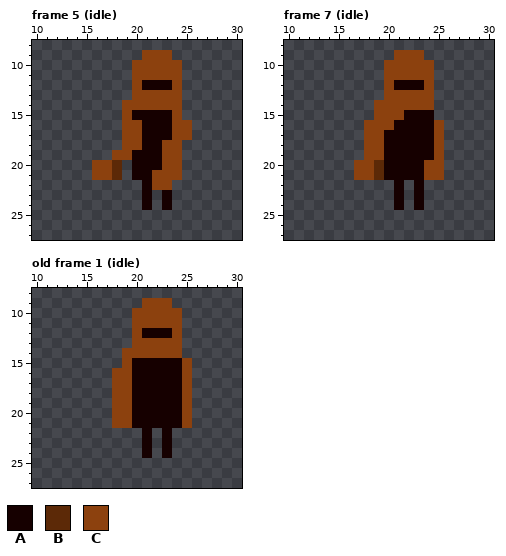
Pixel-art file: game/assets/aseprite/player/samurai.aseprite. This is how it looked before the edit.
45x31 pixels, 7 frames. Shown: frame 5 (idle): x 10..30, y 8..27; frame 7 (idle): x 10..30, y 8..27; old frame 1 (idle): x 10..30, y 8..27. The commit also changed other frames, which this record leaves out.
Visible layers, top first: "Layer 2", "Layer 1".
Palette (. is transparent): A #160000  B #5c2907  C #8c410e
Pixels before, frame 5 (idle), first column x 16:
 9 .....CCC..
10 ....CCCCC.
11 ....CCCCC.
12 ....CAAAC.
13 ....CCCCC.
14 ...CCCCCC.
15 ...CAAAAC.
16 ...CCAAACC
17 ...CCAAACC
18 ...CCAACC.
19 ..CCAAACC.
20 CCB.AAACC.
21 CCB.AACCC.
22 .....ACC..
23 .....A.A..
24 .....A.A..
Pixels before, frame 7 (idle), first column x 17:
 9 ....CCC..
10 ...CCCCC.
11 ...CCCCC.
12 ...CAAAC.
13 ...CCCCC.
14 ..CCCCCC.
15 ..CCCAAA.
16 .CCCAAAAC
17 .CCAAAAAC
18 .CCAAAAAC
19 .CCAAAAAC
20 CCBAAAACC
21 CCBAAAACC
22 ....A.A..
23 ....A.A..
24 ....A.A..
Pixels before, old frame 1 (idle), first column x 18:
 9 ...CCC..
10 ..CCCCC.
11 ..CCCCC.
12 ..CAAAC.
13 ..CCCCC.
14 .CCCCCC.
15 .CAAAAAC
16 CCAAAAAC
17 CCAAAAAC
18 CCAAAAAC
19 CCAAAAAC
20 CCAAAAAC
21 CCAAAAAC
22 ...A.A..
23 ...A.A..
24 ...A.A..
Once edited:
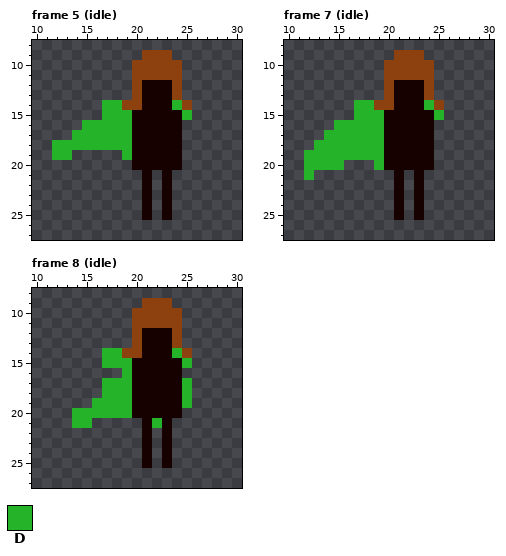
Colours new in this view: D #25b429
A new or re-ordered frame is compared with the old frame closest to it.
What changed:
frames 7 -> 9
layer "scarf" added
layer "cape/low cape" added
layer "cape/mid cape" added
layer "cape/top cape" added
layer "cape Copy/low cape" added
layer "cape Copy/mid cape" added
layer "cape Copy/top cape" added
layer "cape Copy/Layer 2" added
layer "Layer 2" removed
Frame 5 (idle):
y 13: x 21..23 CCC -> AAA
y 14: x 17..18 .. -> DD; x 21..25 CCCC. -> AAADC
y 15: x 17..19 ..C -> DDD; x 24..25 C. -> AD
y 16: x 15..20 ....CC -> DDDDDA; x 24..25 CC -> A.
y 17: x 14..20 .....CC -> DDDDDDA; x 24..25 CC -> A.
y 18: x 12..20 .......CC -> DDDDDDDDA; x 23..24 CC -> AA
y 19: x 12..13 .. -> DD; x 18..19 CC -> .D; x 23..24 CC -> AA
y 20: x 16..18 CCB -> ...; x 23..24 CC -> AA
y 21: x 16..18 CCB -> ...; x 20 A -> .; x 22..24 CCC -> .A.
y 22: x 22..23 CC -> .A
y 25: x 21 . -> A; x 23 . -> A
Frame 7 (idle):
y 13: x 21..23 CCC -> AAA
y 14: x 17..18 .. -> DD; x 21..25 CCCC. -> AAADC
y 15: x 17..21 ..CCC -> DDDAA; x 25 . -> D
y 16: x 15..20 ...CCC -> DDDDDA; x 25 C -> .
y 17: x 14..19 ....CC -> DDDDDD; x 25 C -> .
y 18: x 13..19 .....CC -> DDDDDDD; x 25 C -> .
y 19: x 12..19 ......CC -> DDDDDDDD; x 25 C -> .
y 20: x 12..15 .... -> DDDD; x 17..19 CCB -> ..D; x 24..25 CC -> A.
y 21: x 12 . -> D; x 17..20 CCBA -> ....; x 22 A -> .; x 24..25 CC -> ..
y 25: x 21 . -> A; x 23 . -> A
Frame 8 (idle) is new; against old frame 1 (idle):
y 13: x 21..23 CCC -> AAA
y 14: x 17..18 .. -> DD; x 21..25 CCCC. -> AAADC
y 15: x 17..19 ..C -> DDD; x 25 C -> D
y 16: x 18..19 CC -> .D; x 25 C -> .
y 17..18: x 17..19 .CC -> DDD; x 25 C -> D
y 19: x 16..19 ..CC -> DDDD; x 25 C -> D
y 20: x 14..19 ....CC -> DDDDDD; x 25 C -> .
y 21: x 14..15 .. -> DD; x 18..20 CCA -> ...; x 22 A -> D; x 24..25 AC -> ..
y 25: x 21 . -> A; x 23 . -> A
Boxes around the changes in both pictures, in picture pixels (x1, y1, x2, y2):
changed: (52, 90, 192, 220)
changed: (304, 90, 444, 220)
changed: (72, 338, 192, 468)
